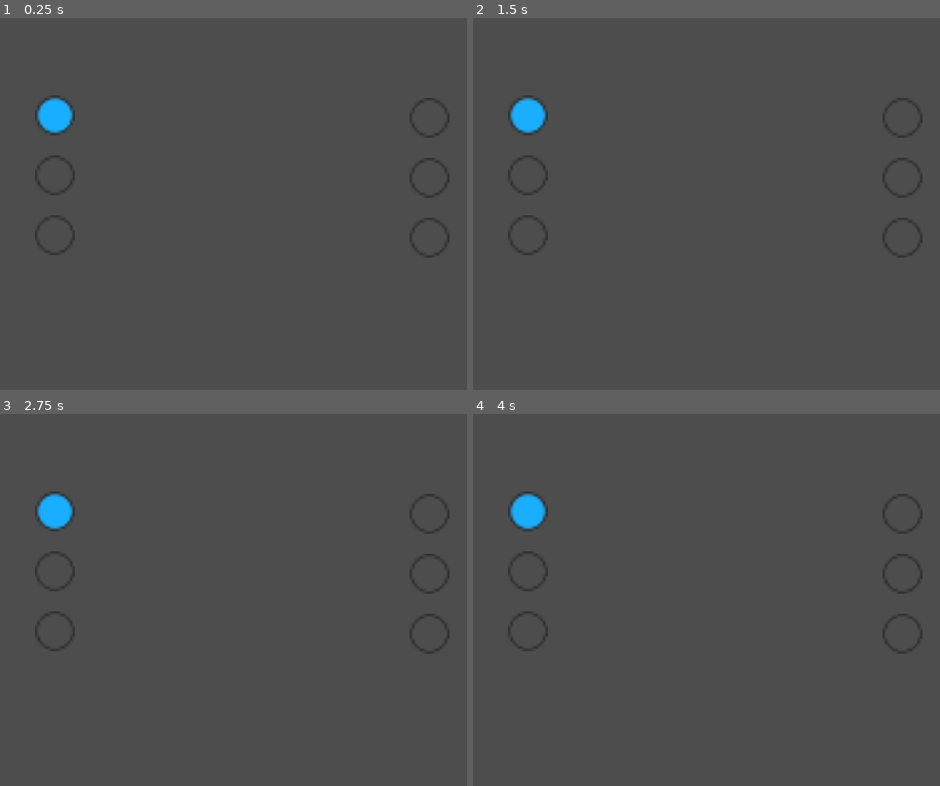
Above: before the commit, frames 1-4 (two rows, left to right).
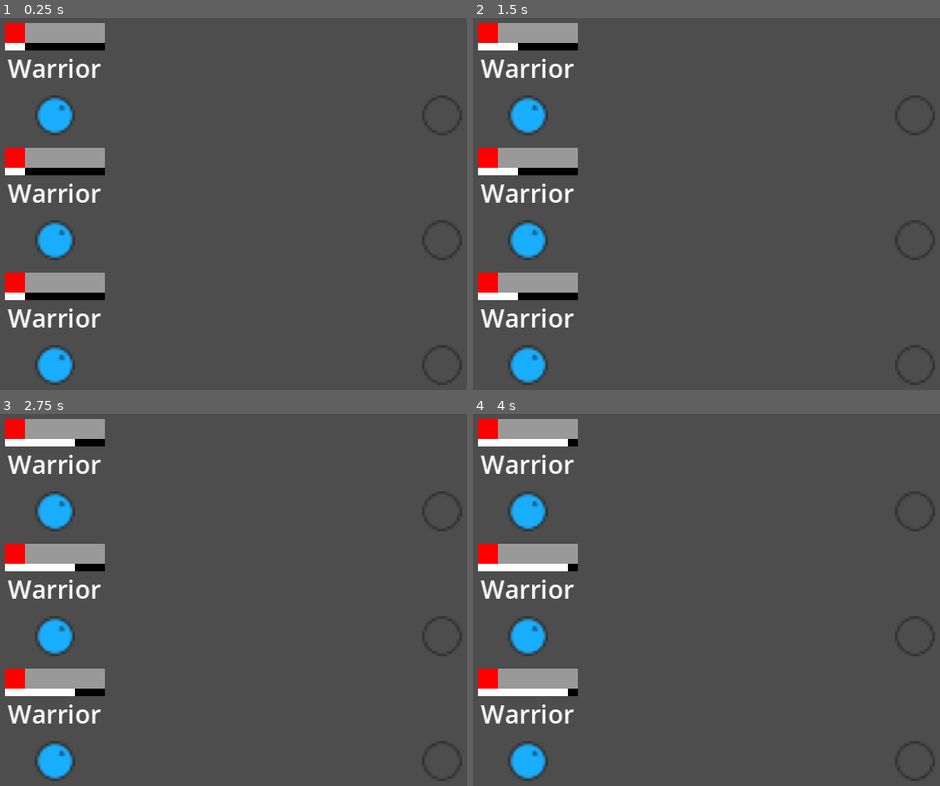
Above: after the commit, the same moments.

Repository: mathew-tran/simple-rpg
Game: Godot game, scene res://Levels/Main.tscn
Same seed, same stepped clock (60 frames per second), same inputs: the game is played once before the commit and once after it.
Inputs:
- Up to frame 1 (0.25 s): no input
- Up to frame 2 (1.5 s): no input
- Up to frame 3 (2.75 s): no input
- Up to frame 4 (4 s): no input

The runs differ from the first frame. In frame 1, 7.6% of the frame differs, in the area x 1-99%, y 1-99%; in frame 2, 7.6%; in frame 3, 7.6%; in frame 4, 7.6%.

Commit message:
working more on system

Diff:
--- a/Art/Classes/squire.svg
+++ b/Art/Classes/squire.svg
@@ -7,8 +7,8 @@
    viewBox="0 0 4.2333333 4.2333333"
    version="1.1"
    id="svg1"
+   sodipodi:docname="squire.svg"
    inkscape:version="1.3.2 (091e20e, 2023-11-25, custom)"
-   sodipodi:docname="squire.svg"
    xmlns:inkscape="http://www.inkscape.org/namespaces/inkscape"
    xmlns:sodipodi="http://sodipodi.sourceforge.net/DTD/sodipodi-0.dtd"
    xmlns="http://www.w3.org/2000/svg"
@@ -23,9 +23,9 @@
      inkscape:pagecheckerboard="0"
      inkscape:deskcolor="#d1d1d1"
      inkscape:document-units="mm"
-     inkscape:zoom="11.502694"
-     inkscape:cx="18.300062"
-     inkscape:cy="-1.6083189"
+     inkscape:zoom="46.010774"
+     inkscape:cx="10.312802"
+     inkscape:cy="7.2483023"
      inkscape:window-width="1920"
      inkscape:window-height="1010"
      inkscape:window-x="1699"
@@ -50,5 +50,9 @@
        sodipodi:end="6.2813024"
        sodipodi:arc-type="slice"
        d="M 3.9333178,2.1391728 A 1.794145,1.794145 0 0 1 2.1400173,3.9333176 1.794145,1.794145 0 0 1 0.3450286,2.1408619 1.794145,1.794145 0 0 1 2.1366391,0.34502959 1.794145,1.794145 0 0 1 3.9333146,2.1357946 l -1.7941418,0.00338 z" />
+    <path
+       style="fill:#0e232e;stroke-width:2;stroke-linecap:square;stroke-linejoin:round"
+       d="M 2.8522305,1.0235827 2.5187035,1.4491171 3.168506,1.4778694 Z"
+       id="path2" />
   </g>
 </svg>
--- a/Levels/Main.tscn
+++ b/Levels/Main.tscn
@@ -18,6 +18,12 @@
 [node name="Unit" parent="CombatManager/PlayerTeam/Units" instance=ExtResource("1_12i6a")]
 position = Vector2(138, 106)
 
+[node name="Unit2" parent="CombatManager/PlayerTeam/Units" instance=ExtResource("1_12i6a")]
+position = Vector2(138, 106)
+
+[node name="Unit3" parent="CombatManager/PlayerTeam/Units" instance=ExtResource("1_12i6a")]
+position = Vector2(138, 106)
+
 [node name="Slots" type="Node" parent="CombatManager/PlayerTeam"]
 
 [node name="Slot" type="Sprite2D" parent="CombatManager/PlayerTeam/Slots"]
@@ -25,28 +31,29 @@
 texture = ExtResource("2_ulqp0")
 
 [node name="Slot2" type="Sprite2D" parent="CombatManager/PlayerTeam/Slots"]
-position = Vector2(45, 99)
+position = Vector2(45, 125)
 texture = ExtResource("2_ulqp0")
 
 [node name="Slot3" type="Sprite2D" parent="CombatManager/PlayerTeam/Slots"]
-position = Vector2(45, 123)
+position = Vector2(45, 175)
 texture = ExtResource("2_ulqp0")
 
 [node name="EnemyTeam" type="Node" parent="CombatManager"]
 script = ExtResource("2_adhku")
+TeamType = 1
 
 [node name="Units" type="Node" parent="CombatManager/EnemyTeam"]
 
 [node name="Slots" type="Node" parent="CombatManager/EnemyTeam"]
 
 [node name="Slot" type="Sprite2D" parent="CombatManager/EnemyTeam/Slots"]
-position = Vector2(195, 76)
+position = Vector2(200, 75)
 texture = ExtResource("2_ulqp0")
 
 [node name="Slot2" type="Sprite2D" parent="CombatManager/EnemyTeam/Slots"]
-position = Vector2(195, 100)
+position = Vector2(200, 125)
 texture = ExtResource("2_ulqp0")
 
 [node name="Slot3" type="Sprite2D" parent="CombatManager/EnemyTeam/Slots"]
-position = Vector2(195, 124)
+position = Vector2(200, 175)
 texture = ExtResource("2_ulqp0")
--- a/Prefabs/Unit.tscn
+++ b/Prefabs/Unit.tscn
@@ -1,13 +1,27 @@
-[gd_scene load_steps=6 format=3 uid="uid://c2a0pl34arhvp"]
+[gd_scene load_steps=11 format=3 uid="uid://c2a0pl34arhvp"]
 
 [ext_resource type="Script" path="res://Scripts/Unit.gd" id="1_5xsb0"]
 [ext_resource type="Script" path="res://Scripts/Components/HealthComponent.gd" id="2_b3cma"]
 [ext_resource type="Texture2D" uid="uid://j44rbw61nmsj" path="res://Art/Classes/squire.svg" id="3_83xu8"]
 [ext_resource type="Script" path="res://Scripts/Components/StatComponent.gd" id="3_kiswt"]
 [ext_resource type="Script" path="res://Scripts/Abilities/BaseAbility.gd" id="5_ep5kl"]
+[ext_resource type="Script" path="res://Scripts/Components/AbilitiesComponent.gd" id="5_gld07"]
+
+[sub_resource type="StyleBoxFlat" id="StyleBoxFlat_o1cwi"]
+bg_color = Color(0, 0, 0, 1)
+
+[sub_resource type="StyleBoxFlat" id="StyleBoxFlat_1q54f"]
+bg_color = Color(1, 1, 1, 1)
+
+[sub_resource type="StyleBoxFlat" id="StyleBoxFlat_pndo4"]
+
+[sub_resource type="StyleBoxFlat" id="StyleBoxFlat_53rwh"]
+bg_color = Color(1, 0, 0, 1)
+corner_detail = 1
 
 [node name="Unit" type="Node2D"]
 script = ExtResource("1_5xsb0")
+UnitName = "Warrior"
 
 [node name="Health" type="Node" parent="."]
 script = ExtResource("2_b3cma")
@@ -19,6 +33,59 @@
 texture = ExtResource("3_83xu8")
 
 [node name="Abilities" type="Node" parent="."]
+script = ExtResource("5_gld07")
 
 [node name="Abil" type="Node" parent="Abilities"]
 script = ExtResource("5_ep5kl")
+
+[node name="Control" type="Control" parent="."]
+layout_mode = 3
+anchors_preset = 8
+anchor_left = 0.5
+anchor_top = 0.5
+anchor_right = 0.5
+anchor_bottom = 0.5
+offset_left = -20.0
+offset_top = -37.0
+offset_right = 20.0
+offset_bottom = 3.0
+grow_horizontal = 2
+grow_vertical = 2
+
+[node name="VBoxContainer" type="VBoxContainer" parent="Control"]
+layout_mode = 0
+offset_top = 8.0
+offset_right = 40.0
+offset_bottom = 48.0
+theme_override_constants/separation = 0
+
+[node name="AbilBar" type="ProgressBar" parent="Control/VBoxContainer"]
+custom_minimum_size = Vector2(0, 3)
+layout_mode = 2
+theme_override_font_sizes/font_size = 8
+theme_override_styles/background = SubResource("StyleBoxFlat_o1cwi")
+theme_override_styles/fill = SubResource("StyleBoxFlat_1q54f")
+show_percentage = false
+
+[node name="Label" type="Label" parent="Control/VBoxContainer"]
+layout_mode = 2
+theme_override_font_sizes/font_size = 10
+text = "test"
+horizontal_alignment = 1
+vertical_alignment = 1
+
+[node name="HealthBar" type="ProgressBar" parent="Control"]
+layout_mode = 2
+offset_right = 40.0
+offset_bottom = 8.0
+theme_override_font_sizes/font_size = 8
+theme_override_styles/background = SubResource("StyleBoxFlat_pndo4")
+theme_override_styles/fill = SubResource("StyleBoxFlat_53rwh")
+value = 20.01
+show_percentage = false
+
+[node name="PollTimer" type="Timer" parent="."]
+wait_time = 0.1
+autostart = true
+
+[connection signal="timeout" from="PollTimer" to="." method="_on_poll_timer_timeout"]
--- a/Scripts/Abilities/BaseAbility.gd
+++ b/Scripts/Abilities/BaseAbility.gd
@@ -25,5 +25,10 @@
 func _ready():
 	OwningUnit = get_parent().get_parent()
 
+func DetermineTarget():
+	if Target == TARGET.SELF:
+		TargetUnit = OwningUnit
+
 func DoAbility():
-	pass
+	DetermineTarget()
+	print("Do ability on " + TargetUnit.name + " with " + OwningUnit.name)
--- /dev/null
+++ b/Scripts/AutoLoad/Definitions.gd
@@ -0,0 +1,7 @@
+extends Node
+class_name DEFS
+
+enum TEAM_TYPE {
+	PLAYER,
+	ENEMY
+}
--- a/Scripts/Components/AbilitiesComponent.gd
+++ b/Scripts/Components/AbilitiesComponent.gd
@@ -1,11 +1,5 @@
 extends Node
 
 
-# Called when the node enters the scene tree for the first time.
-func _ready():
-	pass # Replace with function body.
-
-
-# Called every frame. 'delta' is the elapsed time since the previous frame.
-func _process(delta):
-	pass
+func GetRandomAbility():
+	return get_child(randi_range(0, get_child_count()- 1))
--- a/Scripts/Team.gd
+++ b/Scripts/Team.gd
@@ -2,7 +2,10 @@
 
 @onready var Units = $Units
 @onready var Slots = $Slots
+@export var TeamType : DEFS.TEAM_TYPE
 
 func Setup():
 	for x in range(0, Units.get_child_count()):
-		Units.get_child(x).global_position = Slots.get_child(x).global_position
+		var unit = Units.get_child(x) as Unit
+		unit.TeamType = TeamType
+		unit.global_position = Slots.get_child(x).global_position
--- a/Scripts/Unit.gd
+++ b/Scripts/Unit.gd
@@ -1,14 +1,33 @@
 extends Node
+
+class_name Unit
 
 @onready var HealthComponent = $Health
 @onready var StatComponent = $Stat
 @onready var Abilities = $Abilities
 
-var AbilityTimer
+@onready var NameLabel = $Control/VBoxContainer/Label
+@onready var AbilBar = $Control/VBoxContainer/AbilBar
+@export var UnitName = "test"
+
+var AbilityTimer : Timer
+
+var TeamType : DEFS.TEAM_TYPE
 
 func _ready():
+	NameLabel.text = UnitName
+
 	AbilityTimer = Timer.new()
 	AbilityTimer.autostart = true
 	AbilityTimer.one_shot = false
 
+	AbilityTimer.connect("timeout", Callable(self, "OnAbilityTimerTimeout"))
 	add_child(AbilityTimer)
+
+func OnAbilityTimerTimeout():
+	Abilities.GetRandomAbility().DoAbility()
+
+
+func _on_poll_timer_timeout():
+	AbilBar.max_value = AbilityTimer.wait_time
+	AbilBar.value = AbilityTimer.wait_time - AbilityTimer.time_left
--- a/project.godot
+++ b/project.godot
@@ -15,9 +15,12 @@
 config/features=PackedStringArray("4.2", "Forward Plus")
 config/icon="res://icon.svg"
 
+[autoload]
+
+Definitions="*res://Scripts/AutoLoad/Definitions.gd"
+
 [display]
 
 window/size/viewport_width=256
 window/size/viewport_height=240
-window/size/mode=2
 window/stretch/mode="canvas_items"
Not shown, changed: Art/Classes/squire.svg.import
